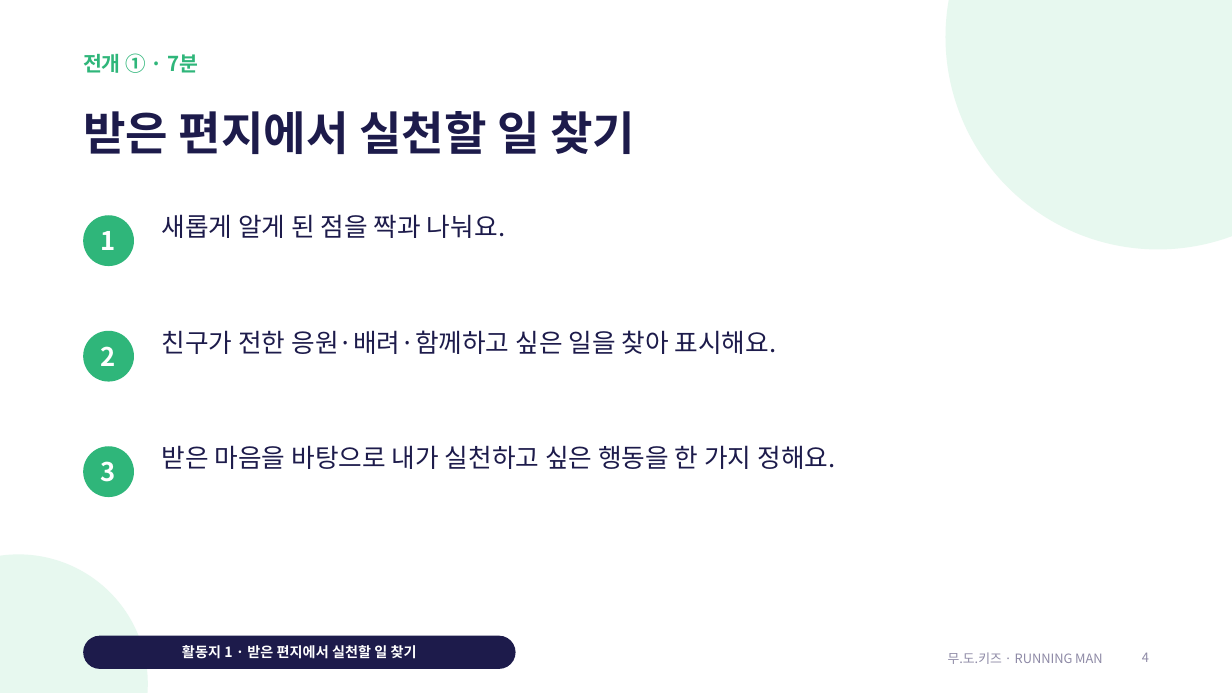
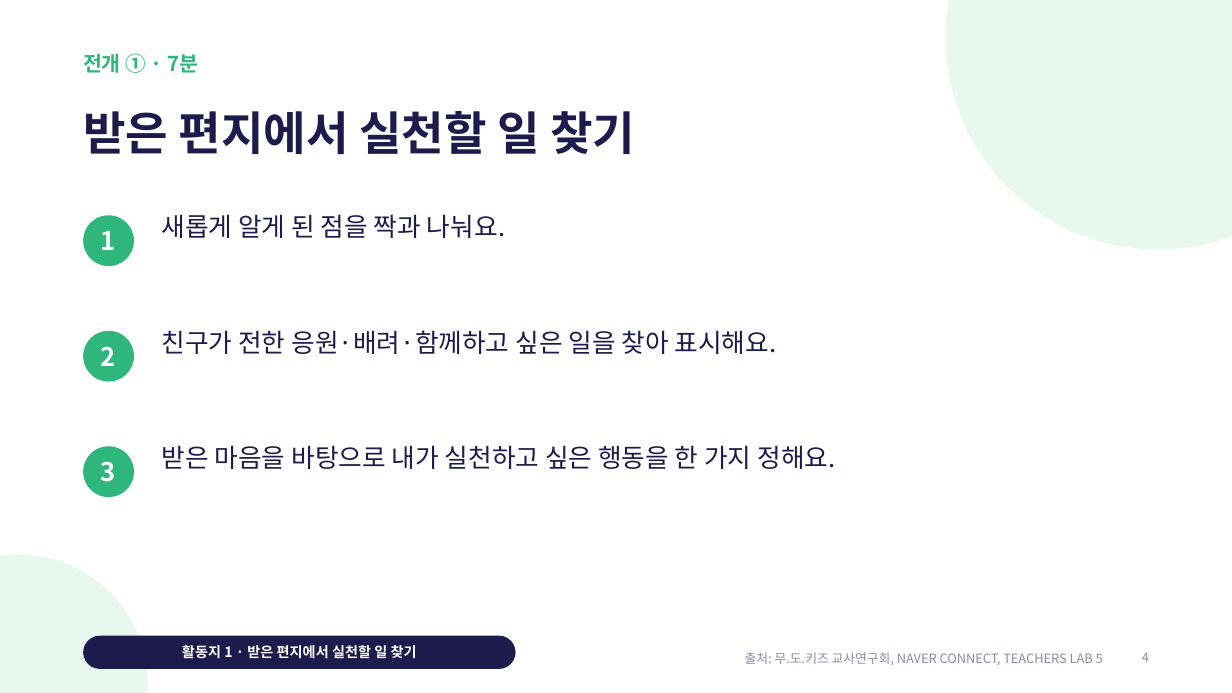
Before and after one commit to biossam/mudokids, a slide deck: slide 4 of files/9/ppt.pptx. Drawn at 1232x693 pixels with LibreOffice and Linux fonts; fonts in the diff are those of the drawing. Boxes give left, top, right and bottom in pixels: in the first picture for what was removed or moved away, otherwise in the second. Text is boxed around its words. In the diff, an @@ line names an element or a change of style, - is before the commit and + after.

```diff
--- a/files/9/ppt.pptx
+++ b/files/9/ppt.pptx
@@ text added at [745,652,1103,665], 10 pt, text #8E8AA6 @@
+출처: 무.도.키즈 교사연구회, NAVER CONNECT, TEACHERS LAB 5
@@ text removed at [948,652,1102,664] @@
-무.도.키즈 · RUNNING MAN
```
Also in this commit, not shown: 7 other slides changed, 19 other files.
